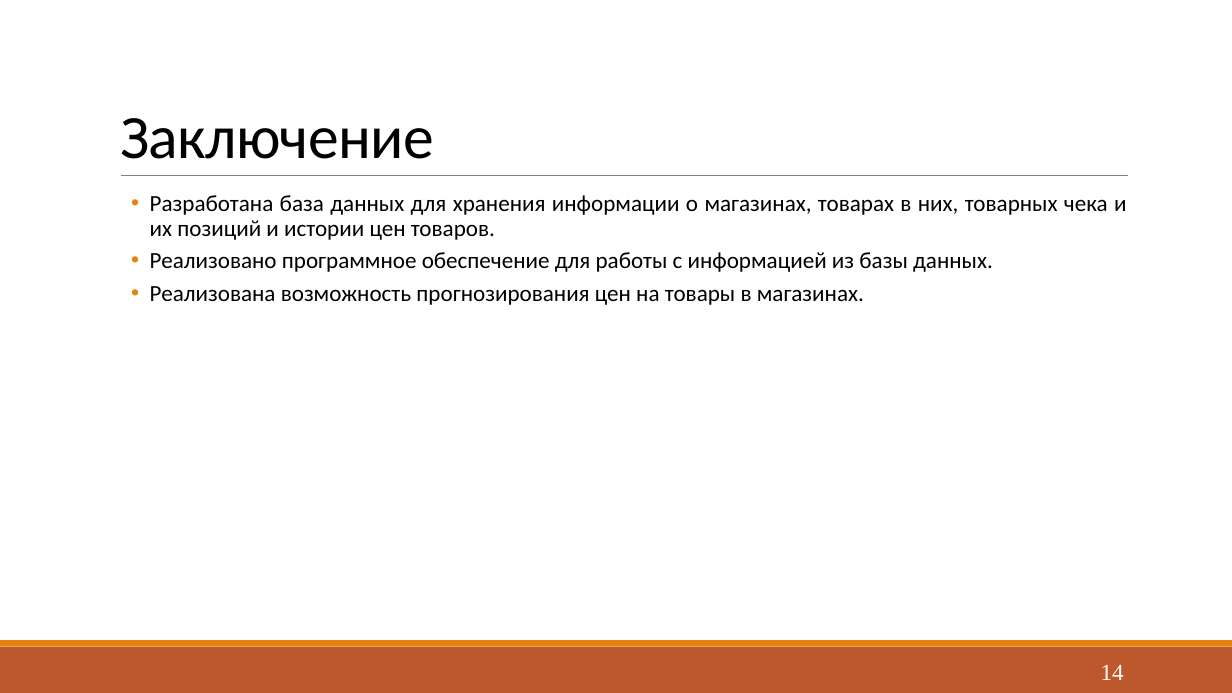
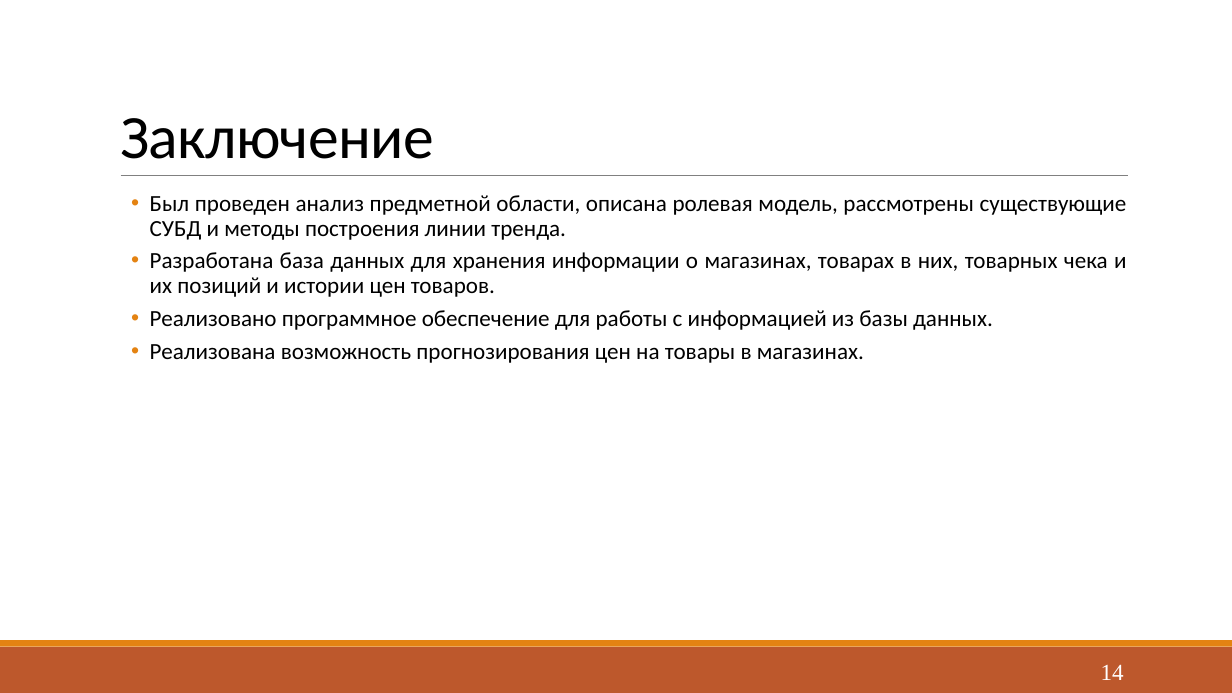
Before and after one commit to Yokud/DBCourseWork, a slide deck: slide 14 of docs/Presentation.pptx. Drawn at 1232x693 pixels with LibreOffice and Linux fonts; fonts in the diff are those of the drawing. Boxes give left, top, right and bottom in pixels: in the first picture for what was removed or moved away, otherwise in the second. Text is boxed around its words. In the diff, an @@ line names an element or a change of style, - is before the commit and + after.

```diff
--- a/docs/Presentation.pptx
+++ b/docs/Presentation.pptx
@@ text at (x1=150, y1=195, x2=1127, y2=240): paragraph added @@
+  • Был проведен анализ предметной области, описана ролевая модель, рассмотрены существующие СУБД и методы построения линии тренда.
```
Also in this commit, not shown: 10 other slides changed, 4 other files.
